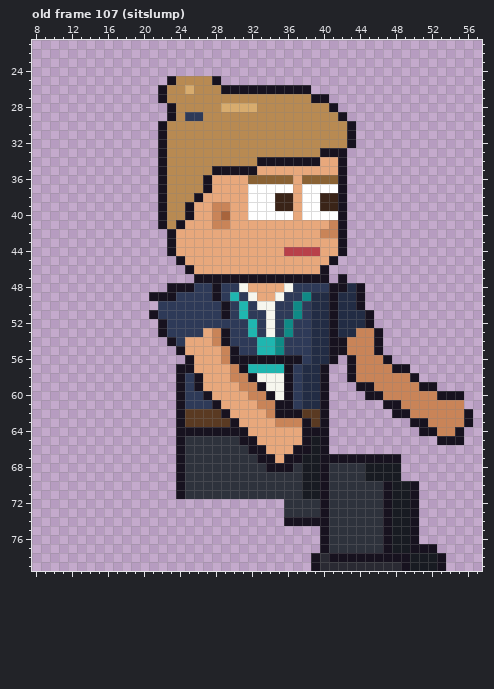
File history of a pixel-art file, sprites/expo/expo_regdesk_right_anim.aseprite. Above: the version before the commit.
64x80 pixels, 129 frames. Colours within 5 levels of each other are drawn and written as one. Shown: old frame 107 (sitslump): x 8..57, y 21..79. The commit also changed other frames, which this record leaves out.
Once edited:
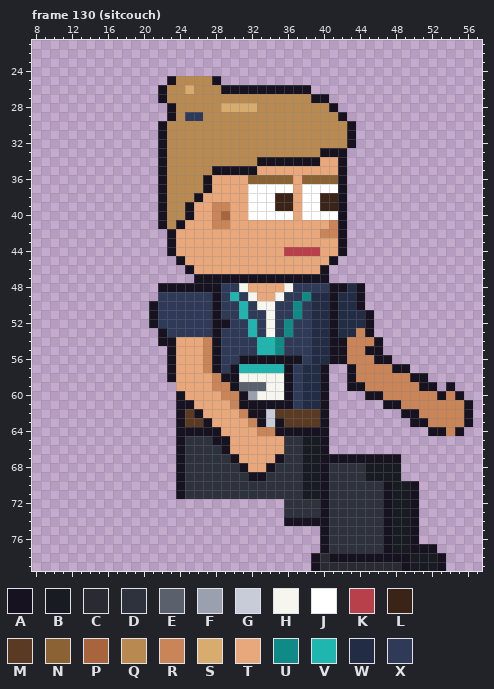
Palette (. is transparent): A #17121f  B #181b22  C #2a2a33  D #2e323c  E #5a606c  F #9aa0ae  G #c8ccd8  H #f6f6ee  J #ffffff  K #b8404a  L #3a2418  M #5a3a22  N #8a6234  P #a8643c  Q #b88a52  R #c98458  S #d8ac6e  T #e8a87c  U #0f8a86  V #1fb6b0  W #222c44  X #2e3a58
A new or re-ordered frame is compared with the old frame closest to it.
The edit:
frames 129 -> 135
Changed rows in their new state; - is an unchanged pixel.
Frame 130 (sitcouch) is new; against old frame 107 (sitslump), layers "Near Arm", "Back Arm":
first column x 21:
47 ---------------------.--------------
48 -A---AA-----------------------------
49 .XX---------------------------------
50 A------AX---------------------------
51 -------AX---------------------------
52 AX-----AA---------------------------
53 ------XAX---------------A.----------
54 -A-T--RAX---------------------------
55 --AT--RAXX--------------A-----------
56 --ATT-RAXX-----------AR--A----------
57 --ATT-RAXAV-------------------------
58 --ATTT-RAAHH------------------A-----
59 ---TTT-RRAEEE---------A-R--------A--
60 ----TTT-RRAFHH-------------------R--
61 ----ATTT-RAAAA---------------------A
62 -----ATTT-RAAGMMM----------.-A------
63 ------ATTT-RAGAMMM------------------
64 --------TTT-RRAAA-------------.-A---
65 -------AATTT---DDB--------------...-
66 --------ATTTT--DDB------------------
67 ---------ATTTTADD-------------------
68 ----------ATT-DD--------------------
69 -----------AA-----------------------
